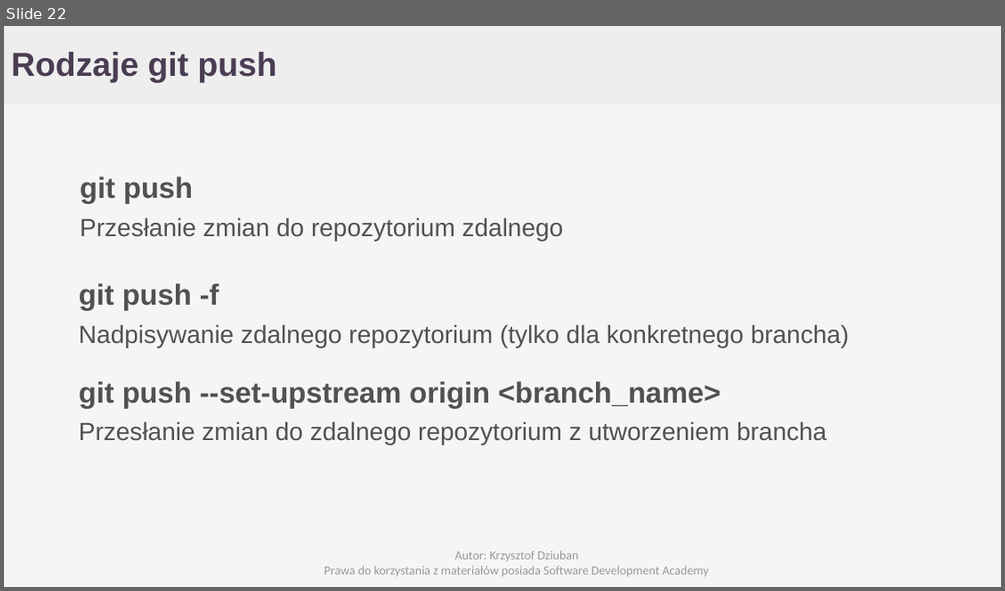
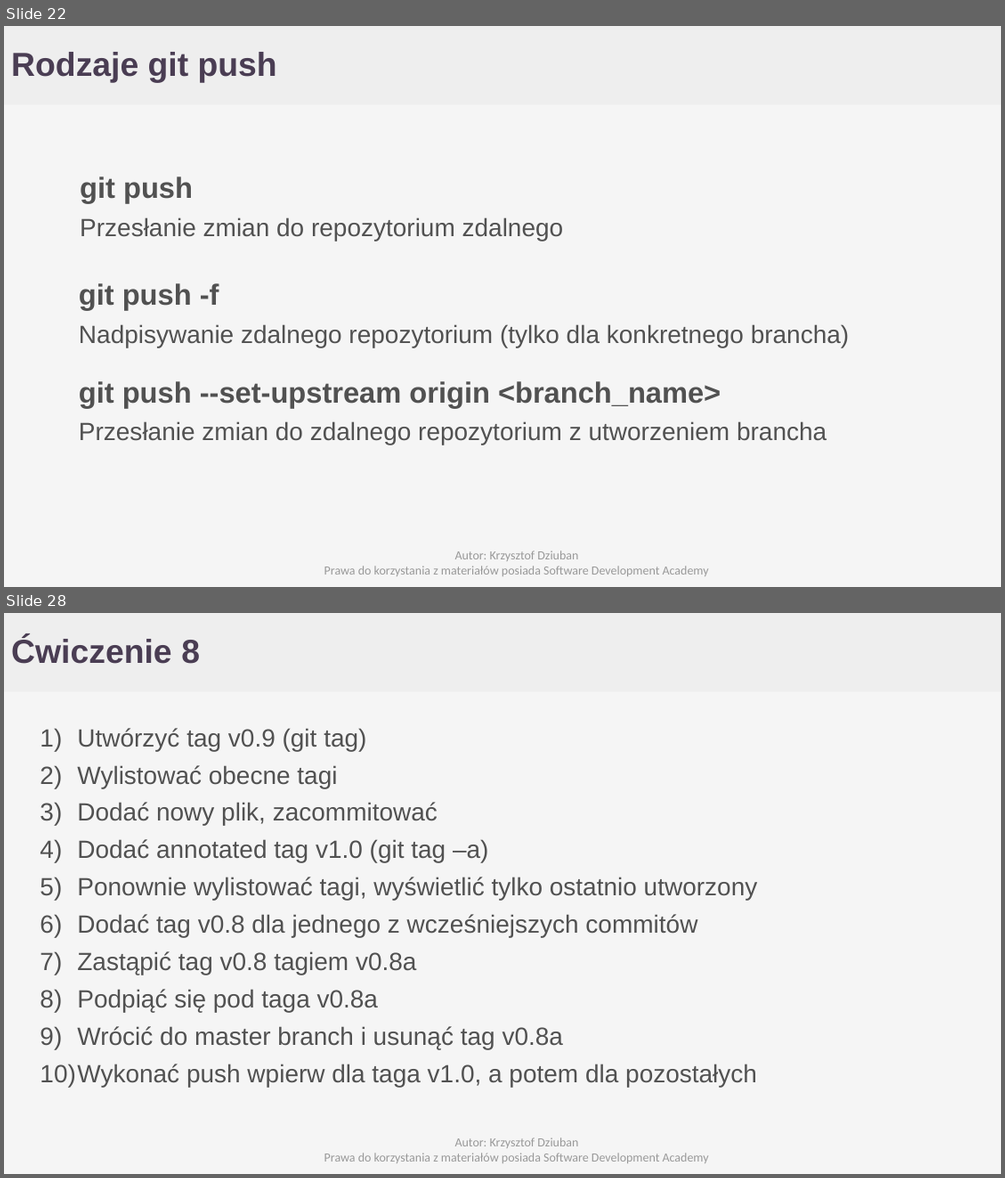
Before and after one commit to Cristopherus/Git_tutorial, a slide deck: GIT.pptx. Shown one above the other, each under a label of ours: slide 22 before the commit, slides 22 and 28 after it; the slides between them are not shown. The pictures are 1005x591 and 1005x1178 pixels, drawn with LibreOffice and Linux fonts; fonts in the diff are those of the drawing; background and template pictures are left out. Boxes give left, top, right and bottom in pixels: in the first picture for what was removed or moved away, otherwise in the second. Text is boxed around its words. In the diff, an @@ line names an element or a change of style, - is before the commit and + after.

```diff
--- a/GIT.pptx
+++ b/GIT.pptx
@@ slide 28 added at [4, 613, 1001, 1174], background #F5F5F5; not listed: 1 template element that a slide beside it also shows @@
@@ text added at [11, 637, 200, 664], 32 pt, text #4A3D53, bold @@
+Ćwiczenie 8
@@ text added at [40, 728, 758, 1086], 24 pt, text #515151 @@
+1) Utwórzyć tag v0.9 (git tag)
+2) Wylistować obecne tagi
+3) Dodać nowy plik, zacommitować
+4) Dodać annotated tag v1.0 (git tag –a)
+5) Ponownie wylistować tagi, wyświetlić tylko ostatnio utworzony
+6) Dodać tag v0.8 dla jednego z wcześniejszych commitów
+7) Zastąpić tag v0.8 tagiem v0.8a
+8) Podpiąć się pod taga v0.8a
+9) Wrócić do master branch i usunąć tag v0.8a
+10) Wykonać push wpierw dla taga v1.0, a potem dla pozostałych
@@ text added at [324, 1137, 709, 1163], 12 pt, text #999999 @@
+Autor: Krzysztof Dziuban
+Prawa do korzystania z materiałów posiada Software Development Academy
```
Also in this commit, not shown: 5 other slides added.
